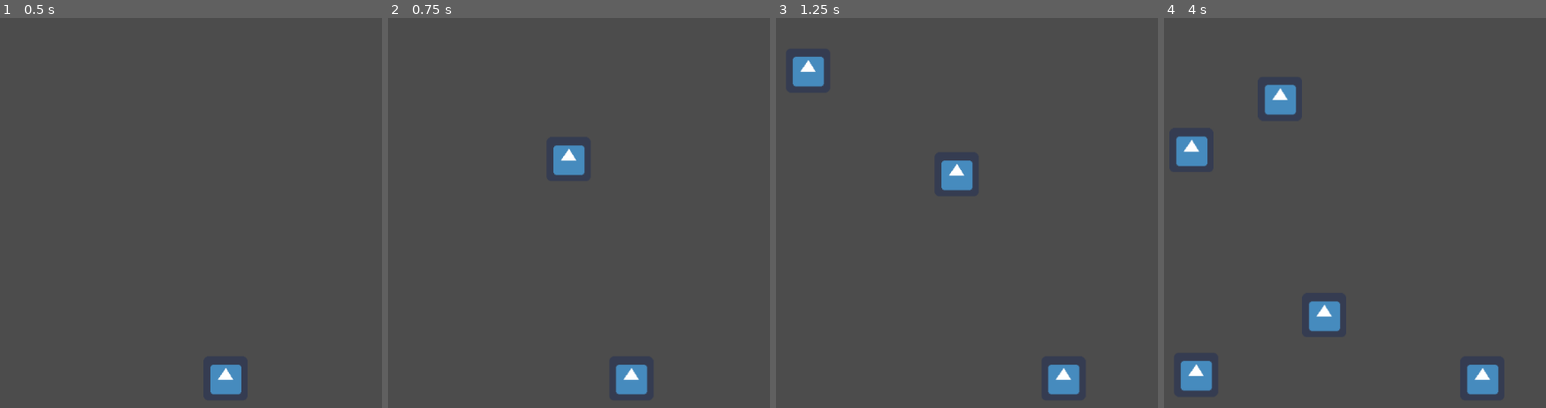
Above: before the commit, frames 1-4 (left to right).
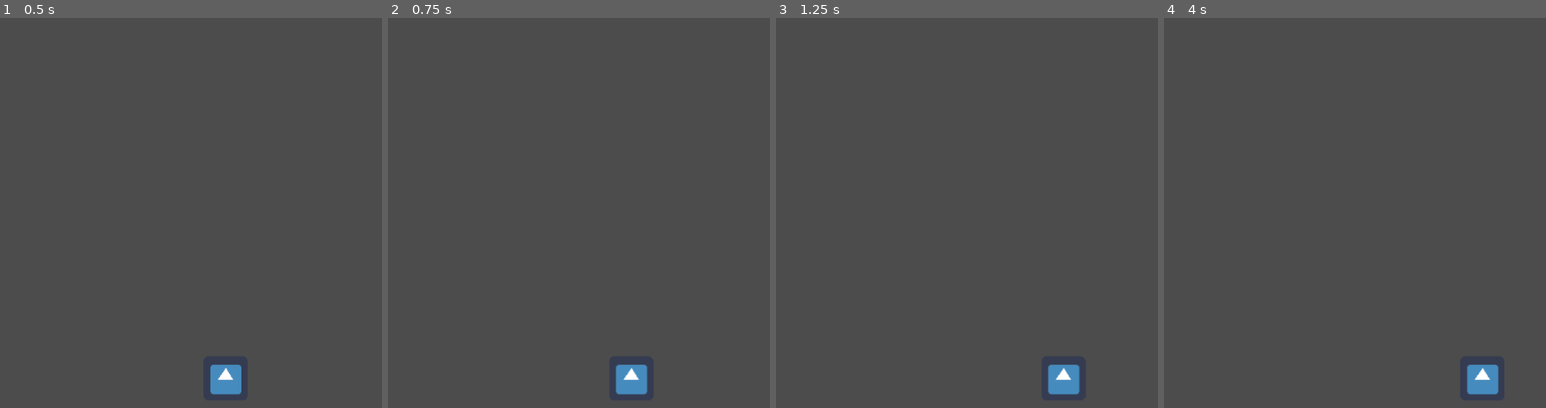
Above: after the commit, the same moments.

Repository: ludum-rlyeh/LD49-Unstable
Game: Godot game, scene res://Scenes/LevelTest.tscn
The game is run twice, just before and just after one commit, with the same random seed, the same clock (stepped at 60 frames per second) and the same inputs. The engine's default icon, where the game draws it, is replaced by a stand-in: a white triangle on a blue panel in a dark square.
Inputs:
- Up to frame 1 (0.5 s): no input
- Up to frame 2 (0.75 s): tap Enter (ui_accept) at 0.5 s; hold Right (ui_right) from 0.53 s (still down)
- Up to frame 3 (1.25 s): keep holding Right (ui_right); tap Enter (ui_accept) at 0.77 s
- Up to frame 4 (4 s): release Right (ui_right) at 1.28 s; hold Left (ui_left) 1.28-2.03 s; tap Enter (ui_accept) at 1.52, 3.02, 3.77 s; hold Right (ui_right) 2.03-3.53 s; hold Left (ui_left) from 3.53 s (still down)

Frame 1 is identical in both runs. In frame 2, 0.6% of the frame differs, in the area x 43-52%, y 32-41%; in frame 3, 1.3%; in frame 4, 2.6%, in the area x 3-47%, y 17-96%.

Commit message:
sous dossier Objets créé

Diff:
--- a/Scenes/FallingObject.tscn
+++ b/Scenes/FallingObject.tscn
@@ -1,19 +1,12 @@
-[gd_scene load_steps=4 format=2]
-
-[ext_resource path="res://icon.png" type="Texture" id=1]
+[gd_scene load_steps=2 format=2]
 
 [sub_resource type="PhysicsMaterial" id=1]
 rough = true
 absorbent = true
 
-[sub_resource type="RectangleShape2D" id=2]
-extents = Vector2( 32, 32 )
+[node name="FallingObject" type="RigidBody2D"]
+mass = 2.64
+physics_material_override = SubResource( 1 )
+can_sleep = false
 
-[node name="FallingObject" type="RigidBody2D"]
-physics_material_override = SubResource( 1 )
-
-[node name="icon" type="Sprite" parent="."]
-texture = ExtResource( 1 )
-
-[node name="CollisionShape2D" type="CollisionShape2D" parent="."]
-shape = SubResource( 2 )
+[node name="CollisionPolygon2D" type="CollisionPolygon2D" parent="."]
--- /dev/null
+++ b/Scenes/FallingObjects/Chaise.tscn
@@ -0,0 +1,8 @@
+[gd_scene load_steps=2 format=2]
+
+[ext_resource path="res://Scenes/FallingObject.tscn" type="PackedScene" id=1]
+
+[node name="Chaise" instance=ExtResource( 1 )]
+
+[node name="CollisionPolygon2D" parent="." index="0"]
+polygon = PoolVector2Array( -15.7895, 5.82649, -15.7895, -17.0879, 13.6419, -16.8777, 14.0623, -44.6273, 16.3748, -44.6273, 16.1646, 6.24694, 12.3805, 6.03672, 12.801, -13.7243, -12.8464, -13.7243, -12.8464, 5.19582 )
--- a/Scenes/Main.tscn
+++ b/Scenes/Main.tscn
@@ -1,7 +1,6 @@
-[gd_scene load_steps=3 format=2]
+[gd_scene load_steps=2 format=2]
 
 [ext_resource path="res://icon.png" type="Texture" id=2]
-[ext_resource path="res://Scripts/item.gd" type="Script" id=3]
 
 [node name="Main" type="Node"]
 
@@ -16,7 +15,6 @@
 self_modulate = Color( 0.819608, 0.0470588, 0.0470588, 1 )
 position = Vector2( 525.369, 72 )
 can_sleep = false
-script = ExtResource( 3 )
 
 [node name="icon" type="Sprite" parent="RigidBody2D"]
 texture = ExtResource( 2 )
--- a/Scenes/Perso.tscn
+++ b/Scenes/Perso.tscn
@@ -1,7 +1,6 @@
-[gd_scene load_steps=7 format=2]
+[gd_scene load_steps=6 format=2]
 
 [ext_resource path="res://icon.png" type="Texture" id=1]
-[ext_resource path="res://Scripts/Perso.gd" type="Script" id=2]
 
 [sub_resource type="GDScript" id=1]
 
@@ -14,7 +13,6 @@
 [sub_resource type="RectangleShape2D" id=4]
 
 [node name="Perso" type="Node2D"]
-script = ExtResource( 2 )
 
 [node name="StaticBody2D" type="KinematicBody2D" parent="."]
 
--- a/Scenes/Player.tscn
+++ b/Scenes/Player.tscn
@@ -1,10 +1,7 @@
-[gd_scene load_steps=4 format=2]
+[gd_scene load_steps=3 format=2]
 
 [ext_resource path="res://icon.png" type="Texture" id=1]
 [ext_resource path="res://Scripts/Player.gd" type="Script" id=2]
-
-[sub_resource type="RectangleShape2D" id=1]
-extents = Vector2( 31, 31 )
 
 [node name="Player" type="KinematicBody2D"]
 script = ExtResource( 2 )
@@ -13,5 +10,7 @@
 [node name="Sprite" type="Sprite" parent="."]
 texture = ExtResource( 1 )
 
-[node name="CollisionShape2D" type="CollisionShape2D" parent="."]
-shape = SubResource( 1 )
+[node name="CollisionPolygon2D" type="CollisionPolygon2D" parent="."]
+position = Vector2( -1.86539, -2.45763 )
+scale = Vector2( 1.00602, 0.975673 )
+polygon = PoolVector2Array( -27.527, -30.5276, 194.388, -30.8163, 193.827, -77.3985, 184.286, -77.3985, 185.408, -40.3572, -177.147, -40.3572, -177.147, -84.6945, -188.933, -84.6945, -190.617, -30.2551 )
--- a/Scripts/LevelTest.gd
+++ b/Scripts/LevelTest.gd
@@ -1,6 +1,6 @@
 extends Node2D
 
-var _falling_object_resource = preload("res://Scenes/FallingObject.tscn")
+var _falling_object_resource = preload("res://Scenes/FallingObjects/Chaise.tscn")
 onready var _zone = $Zone
 
 func _process(delta):
